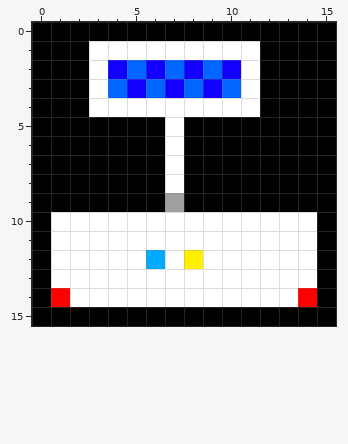
Two versions of one pixel-art sprite, core/assets/TitleWorld.png. This is how it looked before the edit.
The file is 16x16 pixels.
After:
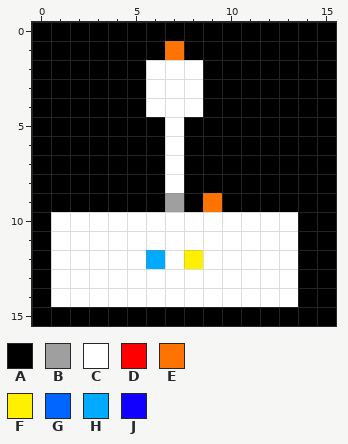
Palette (. is transparent): A #000000  B #9f9f9f  C #ffffff  D #ff0000  E #ff7300  F #fff000  G #0066ff  H #00aaff  J #1200ff
Log entry: Fixed Titleworld a little bit
Diff:
y 1: x 3..11 CCCCCCCCC -> AAAAEAAAA
y 2: x 3..11 CJGJGJGJC -> AAACCCAAA
y 3: x 3..11 CGJGJGJGC -> AAACCCAAA
y 4: x 3..5 CCC -> AAA; x 9..11 CCC -> AAA
y 9: x 9 A -> E
y 10..13: x 14 C -> A
y 14: x 1 D -> C; x 14 D -> A
Changed places in both pictures, as pixel boxes (x1, y1, x2, y2):
changed: (89, 41, 260, 117)
changed: (203, 193, 317, 307)
changed: (51, 288, 70, 307)
